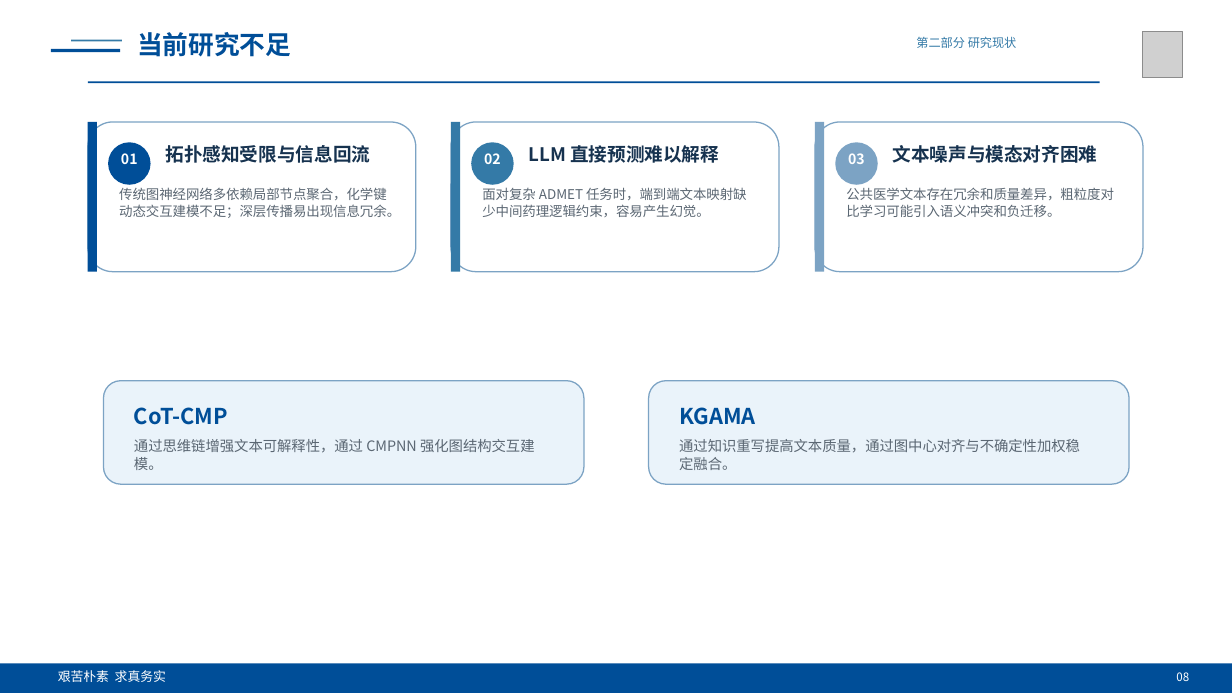
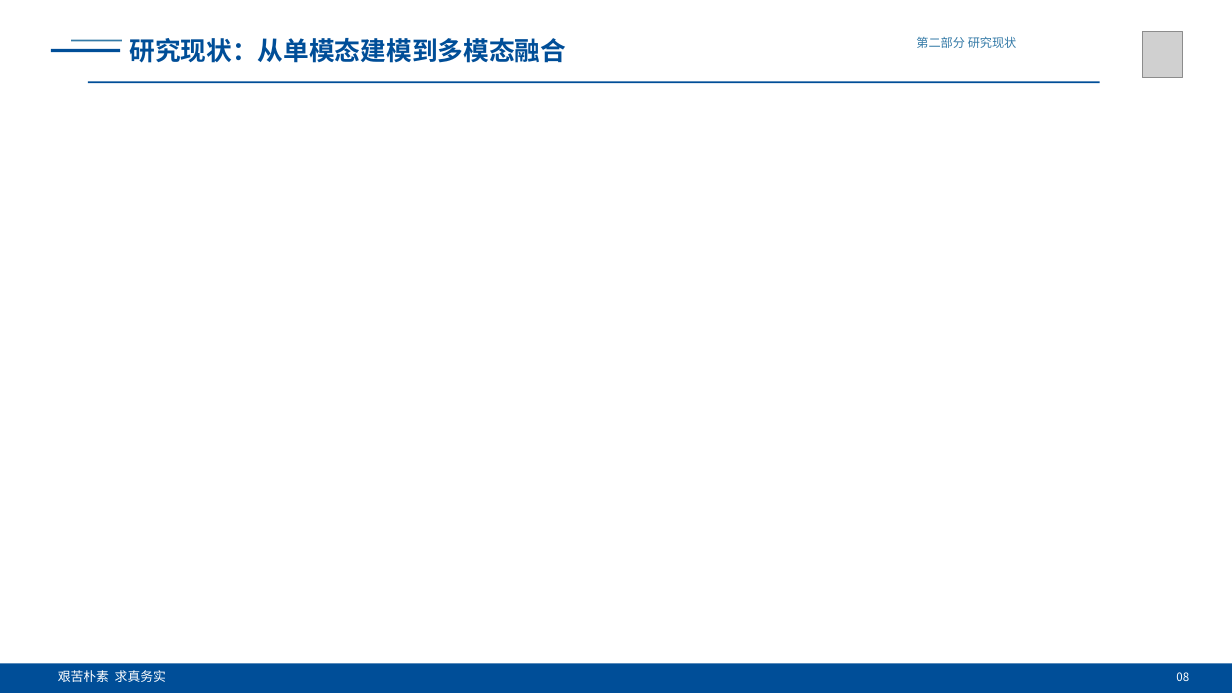
Before and after one commit to fanshuaiyao/BYFinall, a slide deck: slide 7 of 答辩/ppt/基于多模态学习的药物分子性质预测研究_答辩PPT.pptx (slide 6 before the commit). Drawn at 1232x693 pixels with LibreOffice and Linux fonts; fonts in the diff are those of the drawing; grey boxes stand for pictures. Boxes give left, top, right and bottom in pixels: in the first picture for what was removed or moved away, otherwise in the second. Text is boxed around its words. In the diff, an @@ line names an element or a change of style, - is before the commit and + after.

```diff
--- a/答辩/ppt/基于多模态学习的药物分子性质预测研究_答辩PPT.pptx
+++ b/答辩/ppt/基于多模态学习的药物分子性质预测研究_答辩PPT.pptx
@@ text at (129, 38, 566, 63): text changed @@
-当前研究不足
+研究现状：从单模态建模到多模态融合
@@ rounded rectangle removed at (88, 122, 416, 272) @@
@@ rectangle removed at (88, 122, 97, 272) @@
@@ ellipse removed at (108, 142, 151, 185) @@
@@ text removed at (165, 145, 370, 163) @@
-拓扑感知受限与信息回流
@@ rounded rectangle removed at (451, 122, 779, 272) @@
@@ rectangle removed at (451, 122, 460, 272) @@
@@ ellipse removed at (471, 142, 514, 185) @@
@@ text removed at (529, 145, 719, 163) @@
-LLM 直接预测难以解释
@@ rounded rectangle removed at (815, 122, 1143, 272) @@
@@ rectangle removed at (815, 122, 824, 272) @@
@@ ellipse removed at (836, 142, 878, 185) @@
@@ text removed at (893, 145, 1098, 163) @@
-文本噪声与模态对齐困难
@@ text removed at (121, 153, 138, 164) @@
-01
@@ text removed at (484, 153, 501, 164) @@
-02
@@ text removed at (848, 153, 865, 164) @@
-03
@@ text removed at (119, 187, 400, 218) @@
-传统图神经网络多依赖局部节点聚合，化学键动态交互建模不足；深层传播易出现信息冗余。
@@ text removed at (482, 187, 747, 217) @@
-面对复杂 ADMET 任务时，端到端文本映射缺少中间药理逻辑约束，容易产生幻觉。
@@ text removed at (846, 187, 1114, 217) @@
-公共医学文本存在冗余和质量差异，粗粒度对比学习可能引入语义冲突和负迁移。
@@ rounded rectangle removed at (104, 381, 584, 484) @@
@@ rounded rectangle removed at (649, 381, 1129, 484) @@
@@ text removed at (134, 407, 228, 425) @@
-CoT-CMP
@@ text removed at (679, 407, 756, 425) @@
-KGAMA
@@ text removed at (134, 439, 535, 470) @@
-通过思维链增强文本可解释性，通过 CMPNN 强化图结构交互建模。
@@ text removed at (679, 439, 1080, 470) @@
-通过知识重写提高文本质量，通过图中心对齐与不确定性加权稳定融合。
```
Also in this commit, not shown: 8 other slides changed, 7 slides added, 2 slides removed, 23 other files.
